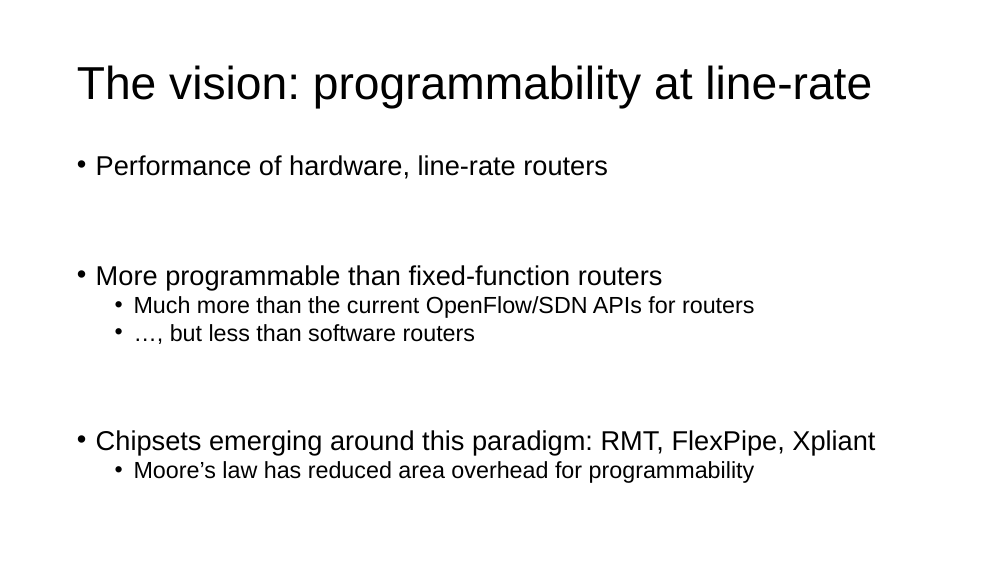
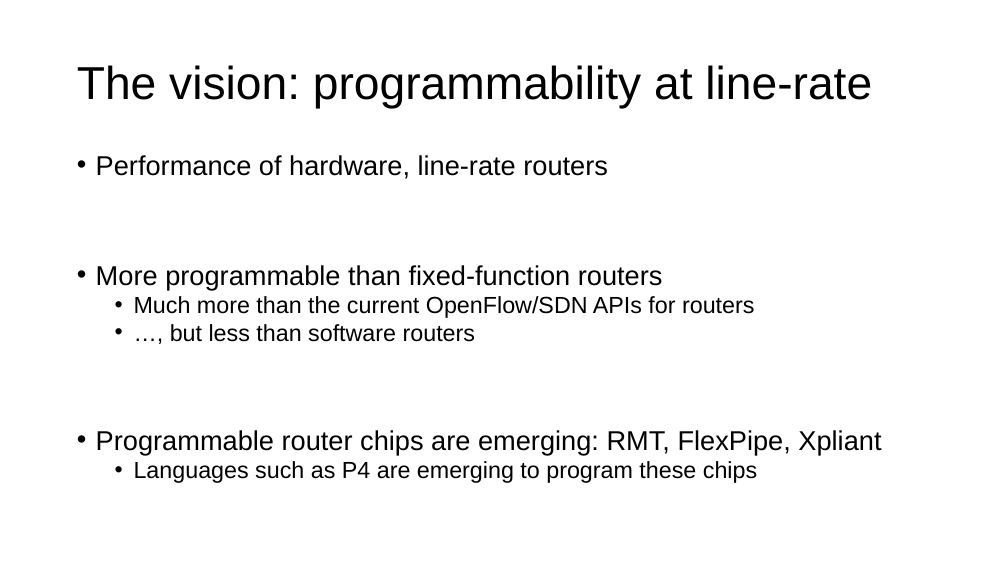
Before and after one commit to anirudhSK/pifo-domino-marple-ppts, a slide deck: slide 7 of domino_pifo.pptx. Drawn at 1008x567 pixels with LibreOffice and Linux fonts; fonts in the diff are those of the drawing. Boxes give left, top, right and bottom in pixels: in the first picture for what was removed or moved away, otherwise in the second. Text is boxed around its words. In the diff, an @@ line names an element or a change of style, - is before the commit and + after.

```diff
--- a/domino_pifo.pptx
+++ b/domino_pifo.pptx
@@ text at <box>96,430,881,483</box>: text changed @@
-• Chipsets emerging around this paradigm: RMT, FlexPipe, Xpliant
-  • Moore’s law has reduced area overhead for programmability
+• Programmable router chips are emerging: RMT, FlexPipe, Xpliant
+  • Languages such as P4 are emerging to program these chips
```
Also in this commit, not shown: 3 other slides changed.
